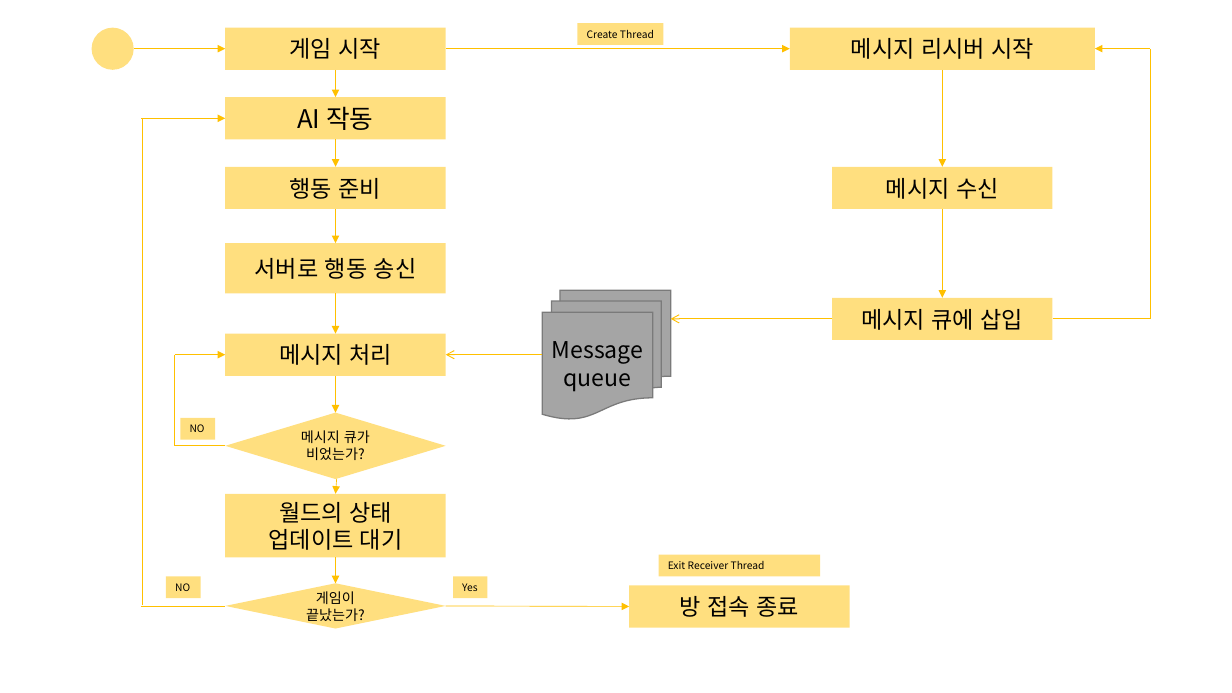
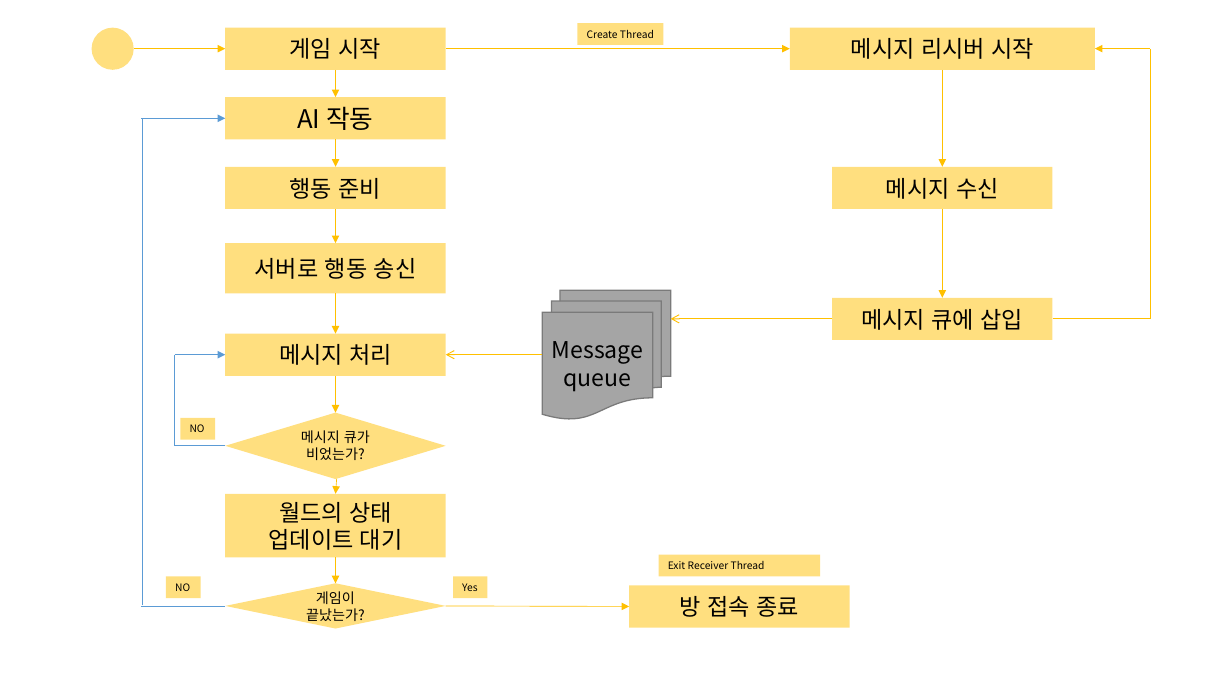
Before and after one commit to Lyricia/2017-Network-Game-Programming, a slide deck: slide 5 of Docs/Network High Level Design.pptx. Drawn at 1232x693 pixels with LibreOffice and Linux fonts; fonts in the diff are those of the drawing. Boxes give left, top, right and bottom in pixels: in the first picture for what was removed or moved away, otherwise in the second. Text is boxed around its words. In the diff, an @@ line names an element or a change of style, - is before the commit and + after.

```diff
--- a/Docs/Network High Level Design.pptx
+++ b/Docs/Network High Level Design.pptx
@@ arrow (141, 118) - (226, 118): stroke #FFC000 0.5 pt to #5B9BD5 0.5 pt @@
@@ line (142, 605) - (142, 118): stroke #FFC000 0.5 pt to #5B9BD5 0.5 pt @@
@@ line (175, 446) - (175, 355): stroke #FFC000 0.5 pt to #5B9BD5 0.5 pt @@
@@ arrow (175, 355) - (226, 355): stroke #FFC000 0.5 pt to #5B9BD5 0.5 pt @@
@@ line (226, 446) - (175, 446): stroke #FFC000 0.5 pt to #5B9BD5 0.5 pt @@
@@ line (226, 606) - (141, 606): stroke #FFC000 0.5 pt to #5B9BD5 0.5 pt @@
```
Also in this commit, not shown: 4 other slides changed, 1 other file.
